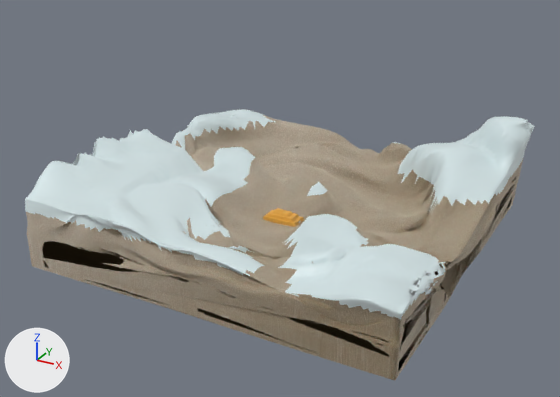
What one commit did to the Blender file Temple/IG_temple-v2.1.blend.
One viewpoint serves both versions: a 50 mm camera at (1726.0, -3357.0, 1796.0) aimed at (-203.0, 150.0, 43.0). The axes (+X, +Y, +Z) are drawn at lower left. The lights are the same throughout.

Script lines for the objects in view, before the commit:
```python
mat_material = principled_material('Material')
mat_material.base_color = (0.8, 0.41, 0.0655)  # orange #e7ac48
me_cube = bpy.data.meshes.new('Cube')
me_cube.from_pydata(...)  # 474 vertices, 463 faces; spans x -200.0..0.0, y -50.0..50.0, z -10.0..54.0
me_cube.materials.append(mat_material)  # orange #e7ac48
me_cube_008 = bpy.data.meshes.new('Cube.008')
me_cube_008.from_pydata(...)  # 14845 vertices, 14379 faces, 1 loose edge; spans x -1.04..1.09, y -1.03..1.07, z -1.04..3.0
me_cube_008.polygons.foreach_set('use_smooth', [True] * 14379)
# faces by material slot: [10084, 4295]
me_cube_008.materials.append(mat_material_001)
me_cube_008.materials.append(mat_snow)  # white #d2e5e7
ob_field = bpy.data.objects.new('Field', me_cube_008)
ob_field.location = (-113.0, 136.0, 7.0)
ob_field.scale = (1000.0, 1000.0, 150.0)
ob_temple = bpy.data.objects.new('Temple', me_cube)
ob_temple.location = (0.0, 0.0, 0.0)
```
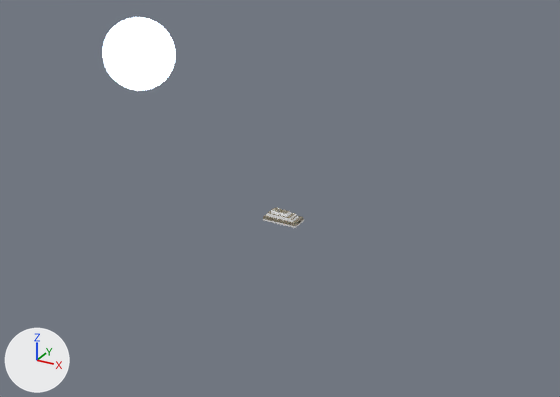
What differs and where, as boxes [x1, y1, x2, y2] in the pictures (560 x 397 px):
'Field', hidden: before [25, 109, 535, 381]
'Moon', added: after [102, 17, 176, 91]
'Temple', surface changed, recoloured (orange to grey): [263, 208, 304, 228] in both
part 1 of me_cube, recoloured: [263, 216, 304, 226] in both
part 2 of me_cube, recoloured: before [264, 219, 304, 227]; after [263, 219, 304, 228]

The change, as a list of edits to the scene's bpy script:
```text
Add img_blue_floor_tiles_01_ao_4k_jpg:
    img_blue_floor_tiles_01_ao_4k_jpg = load_image('blue_floor_tiles_01_ao_4k.jpg', '../textures/blue_floor_tiles_01_4K-JPG/blue_floor_tiles_01/blue_floor_tiles_01_ao_4k.jpg', 1024, 1024, 'Non-Color')
Add img_blue_floor_tiles_01_rough_4k_jpg:
    img_blue_floor_tiles_01_rough_4k_jpg = load_image('blue_floor_tiles_01_rough_4k.jpg', '../textures/blue_floor_tiles_01_4K-JPG/blue_floor_tiles_01/blue_floor_tiles_01_rough_4k.jpg', 1024, 1024, 'Non-Color')
Add img_blue_floor_tiles_01_diff_4k_jpg:
    img_blue_floor_tiles_01_diff_4k_jpg = load_image('blue_floor_tiles_01_diff_4k.jpg', '../textures/blue_floor_tiles_01_4K-JPG/blue_floor_tiles_01/blue_floor_tiles_01_diff_4k.jpg', 1024, 1024, 'sRGB')
Change mat_material:
    remove # nodes: BsdfPrincipled, OutputMaterial
    remove # colours: orange #e7ac48
    nodes: BsdfPrincipled, Mapping, OutputMaterial, TexCoord, TexImage x3
    uses the picture img_blue_floor_tiles_01_ao_4k_jpg
    uses the picture img_blue_floor_tiles_01_diff_4k_jpg
    uses the picture img_blue_floor_tiles_01_rough_4k_jpg
Add mat_material_002:
    mat_material_002 = bpy.data.materials.new('Material.002')
    # uses the picture img_blue_floor_tiles_01_ao_4k_jpg
    # uses the picture img_blue_floor_tiles_01_diff_4k_jpg
    # uses the picture img_blue_floor_tiles_01_rough_4k_jpg
Add mat_material_003:
    mat_material_003 = principled_material('Material.003')
    mat_material_003.base_color = (0.8, 0.8, 0.8)  # white #e7e7e7
Add mat_material_004:
    mat_material_004 = principled_material('Material.004')
    mat_material_004.base_color = (0.588, 0.703, 0.8)  # white #cadae7
    mat_material_004.ior = 1.0
    mat_material_004.alpha = 0.465
    mat_material_004.subsurface_weight = 0.488
    mat_material_004.transmission_weight = 0.472
    mat_material_004.emission_color = (0.591, 0.701, 0.799)  # white #cadae7
    mat_material_004.emission_strength = 7.0
Change me_cube:
    where me_cube.from_pydata(...)  # 474 vertices, 463 faces; spans x -200.0..0.0, y -50.0..50.0, z -10.0..54.0
    used by ob_temple; location = (0.0, 0.0, 0.0)
    me_cube part 1: 32 of the faces centred in x -197.0..-2.0, y -49.0..49.0, z 7.0..14.0 switch from mat_material (orange #e7ac48) to mat_material_002
    me_cube part 2: 72 of the faces centred in x -200.0..0.0, y -50.0..50.0, z -5.0..39.0 switch from mat_material (orange #e7ac48) to mat_material_003 (white #e7e7e7)
Add me_sphere_001:
    me_sphere_001.from_pydata(...)  # a UV sphere (32 segments, 16 rings, poles along z) spanning x -1.0..1.0, y -1.0..1.0, z -1.0..1.0
    me_sphere_001.materials.append(mat_material_004)  # white #cadae7
Change ob_field:
    add ob_field.hide_set(True)
Add ob_moon:
    ob_moon = bpy.data.objects.new('Moon', me_sphere_001)
    ob_moon.location = (-1646.0, 783.0, 570.0)
    ob_moon.rotation_euler = (6.064, 0.11, -1.089)  # degrees (347, 6.3, -62)
    ob_moon.scale = (246.0, 246.0, 246.0)
```
